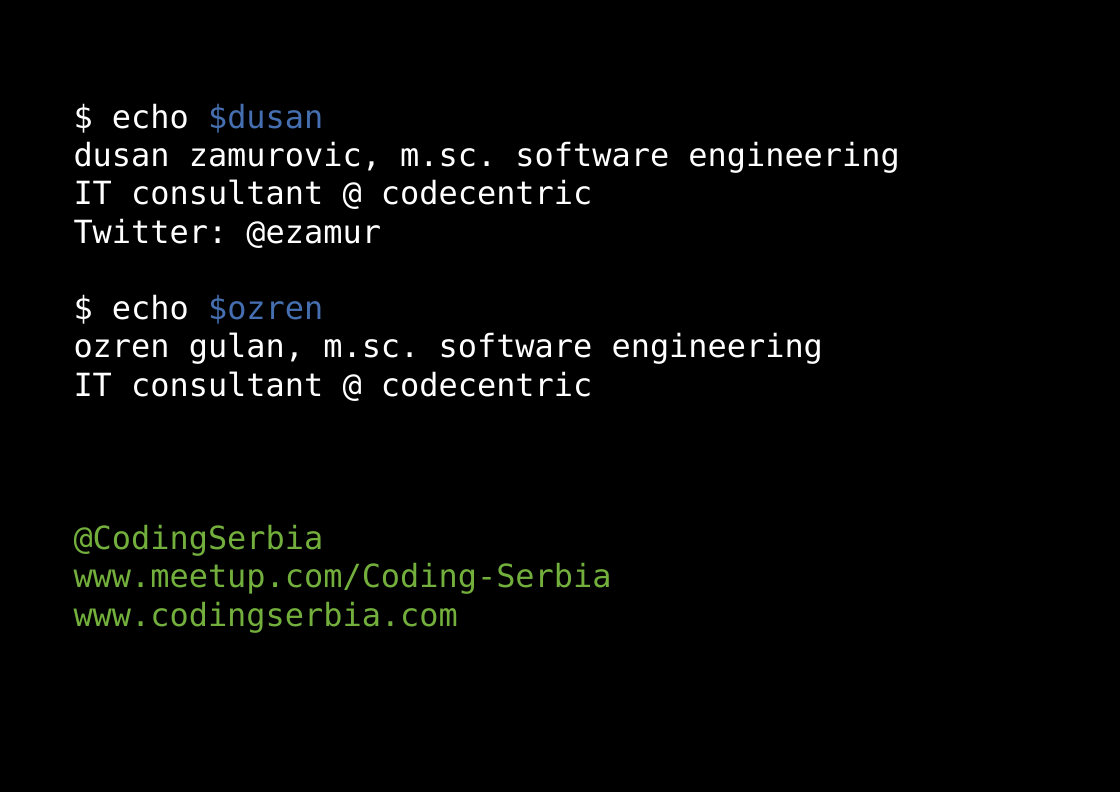
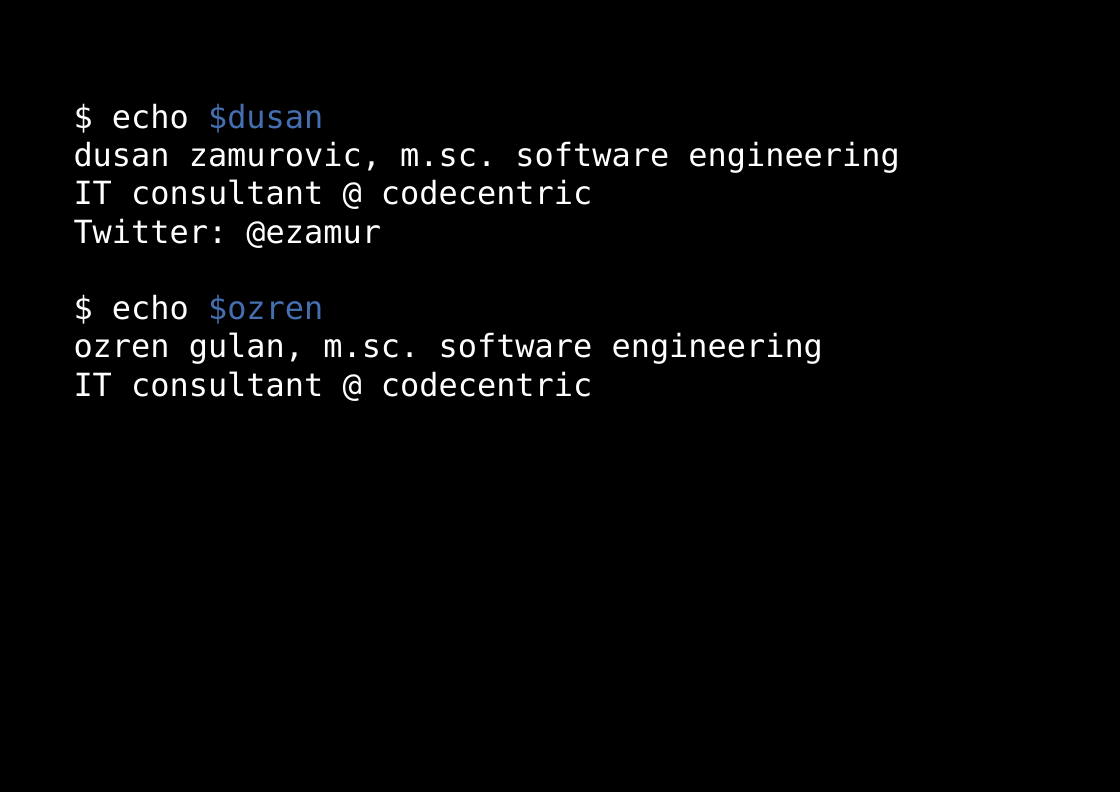
Before and after one commit to dzamurovic/coding-serbia-2014, a slide deck: slide 2 of coding-serbia.pptx. Drawn at 1120x792 pixels with LibreOffice and Linux fonts; fonts in the diff are those of the drawing. Boxes give left, top, right and bottom in pixels: in the first picture for what was removed or moved away, otherwise in the second. Text is boxed around its words. In the diff, an @@ line names an element or a change of style, - is before the commit and + after.

```diff
--- a/coding-serbia.pptx
+++ b/coding-serbia.pptx
@@ rectangle "$ echo $dusan": place and size @@
-rectangle "$ echo $dusan" at bbox=[55, 87, 1073, 687]
+rectangle "$ echo $dusan" at bbox=[55, 87, 1073, 532]
@@ text in rectangle at bbox=[74, 524, 612, 632]: paragraphs removed @@
-@CodingSerbia
-www.meetup.com/Coding-Serbia
-www.codingserbia.com
```
Also in this commit, not shown: 1 other slide changed, 1 slide added, 1 slide removed.
